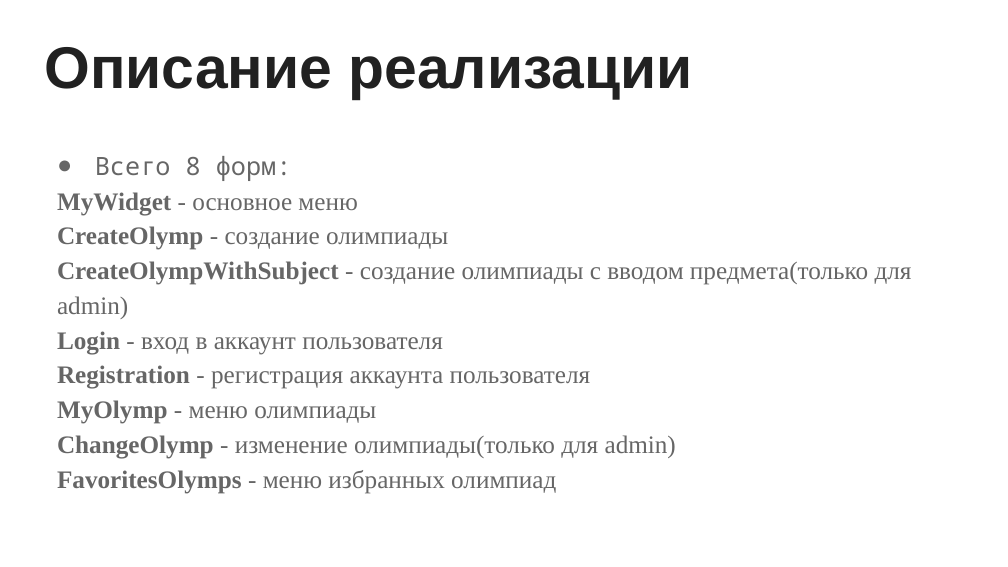
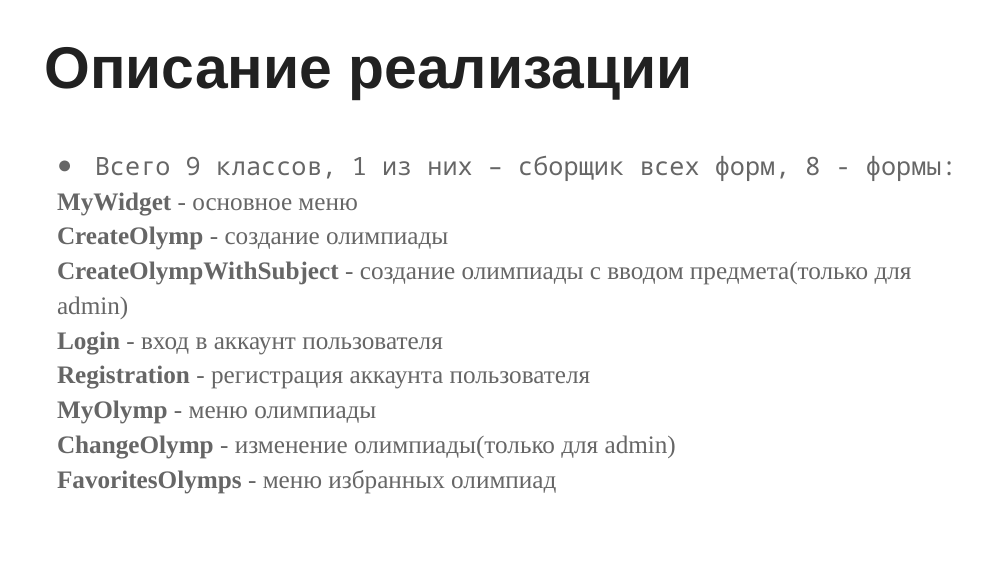
Before and after one commit to Dmitriyburin/web_proj1, a slide deck: slide 3 of forpresent/1. Повторение.pptx. Drawn at 1008x567 pixels with LibreOffice and Linux fonts; fonts in the diff are those of the drawing. Boxes give left, top, right and bottom in pixels: in the first picture for what was removed or moved away, otherwise in the second. Text is boxed around its words. In the diff, an @@ line names an element or a change of style, - is before the commit and + after.

```diff
--- a/forpresent/1. Повторение.pptx
+++ b/forpresent/1. Повторение.pptx
@@ text at box(95, 156, 957, 181): text changed @@
-● Всего 8 форм:
+● Всего 9 классов, 1 из них – сборщик всех форм, 8 - формы:
```
Also in this commit, not shown: 2 other slides changed, 11 other files.
